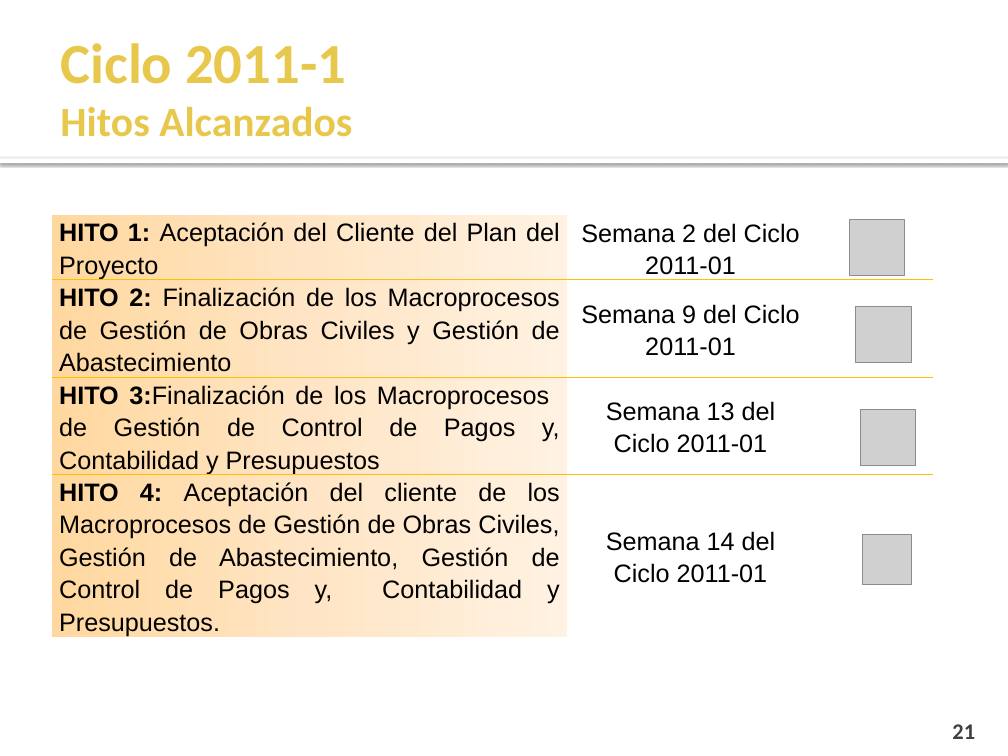
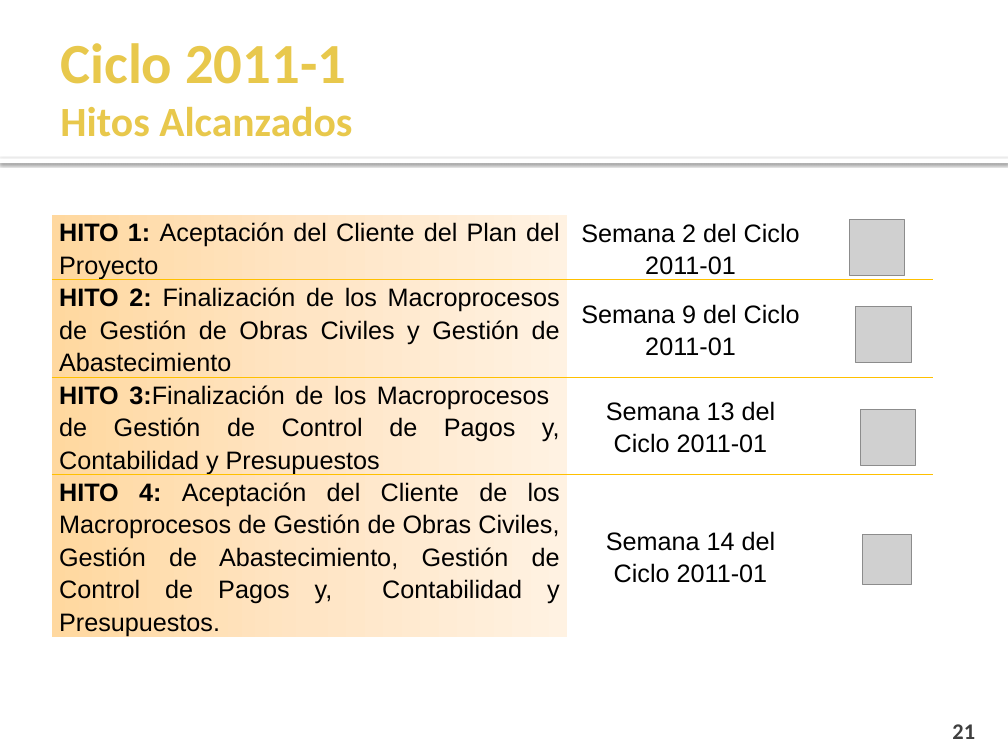
Before and after one commit to cms/proyecto-fya, a slide deck: slide 21 of Presentacion Final Ciclo 2011-1/Presentación Semana 17.pptx. Drawn at 1008x756 pixels with LibreOffice and Linux fonts; fonts in the diff are those of the drawing; grey boxes stand for pictures; background and template pictures are left out. Boxes give left, top, right and bottom in pixels: in the first picture for what was removed or moved away, otherwise in the second. Text is boxed around its words. In the diff, an @@ line names an element or a change of style, - is before the commit and + after.

```diff
--- a/Presentacion Final Ciclo 2011-1/Presentación Semana 17.pptx
+++ b/Presentacion Final Ciclo 2011-1/Presentación Semana 17.pptx
@@ table at (51,215,932,640) @@
-row 4, column 1: HITO 4: Aceptación del cliente de los Macroprocesos de Gestión de Obras Civiles, Gestión de Abastecimiento, Gestión de Control de Pagos y, Contabilidad y Presupuestos.
+row 4, column 1: HITO 4: Aceptación del Cliente de los Macroprocesos de Gestión de Obras Civiles, Gestión de Abastecimiento, Gestión de Control de Pagos y, Contabilidad y Presupuestos.
```
Also in this commit, not shown: 6 other slides changed.
